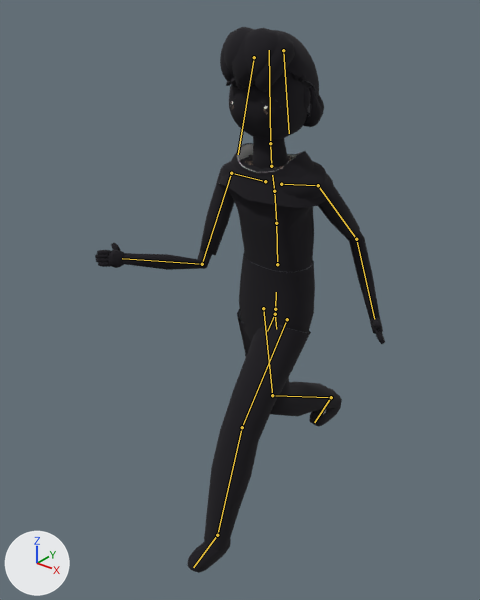
Renders of the FBX model unity/KatsushikaCampusDays/Assets/Models/Characters/student_m/student_m.fbx from each side of a commit.
One viewpoint serves both versions: a 50 mm lens placed at (1.119, -1.59, 1.777), pointed at (-0.09, -0.079, 0.84). The lights are fixed; the arrows at lower left show +X, +Y and +Z. The older version comes first. Both versions are drawn at frame 1 of the action 'Armature|Run'; the numbers are the values there. The bones that change, and the others that lie on the model, are drawn over the model as lines.

Objects in the first picture: 'student_m', 'student_m_outline'.
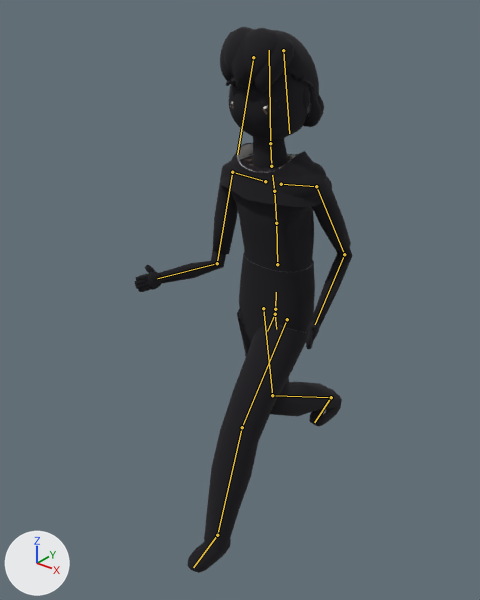
Pixel boxes [x1, y1, x2, y2] of what changed, in the pictures (480 x 600 px):
'student_m_outline', posed (25% narrower): before [95, 27, 385, 573]; after [135, 27, 353, 573]
'student_m', posed (mostly hidden): before [219, 73, 326, 414]; after [228, 70, 326, 414]
bone 'LeftUpperArm', root to tip: before (318, 185) to (356, 239); after (316, 186) to (344, 254)
bone 'LeftLowerArm', root to tip: before (356, 239) to (374, 319); after (344, 254) to (315, 324)
bone 'RightUpperArm', root to tip: before (231, 173) to (202, 264); after (232, 172) to (217, 263)
bone 'RightLowerArm', root to tip: before (202, 264) to (122, 258); after (217, 263) to (157, 278)

The change in detail:
Bone 'Spine' (bone_spine) turns from (5, 6, 1) to (5, 4, 1) degrees about its own x, y and z.
Bone 'Chest' (bone_chest) turns from (3, 4, 1) to (3, 3, 1) degrees about its own x, y and z.
Bone 'LeftUpperArm' (bone_leftupperarm) turns from (10, 9, 43) to (-2, 8, 39) degrees about its own x, y and z.
Bone 'LeftLowerArm' (bone_leftlowerarm) turns from (-39, -40, -39) to (-71, -30, -26) degrees about its own x, y and z.
Bone 'RightUpperArm' (bone_rightupperarm) turns from (-42, 11, -8) to (-37, 4, -15) degrees about its own x, y and z.
Bone 'RightLowerArm' (bone_rightlowerarm) turns from (-51, 50, 39) to (-71, 30, 26) degrees about its own x, y and z.
